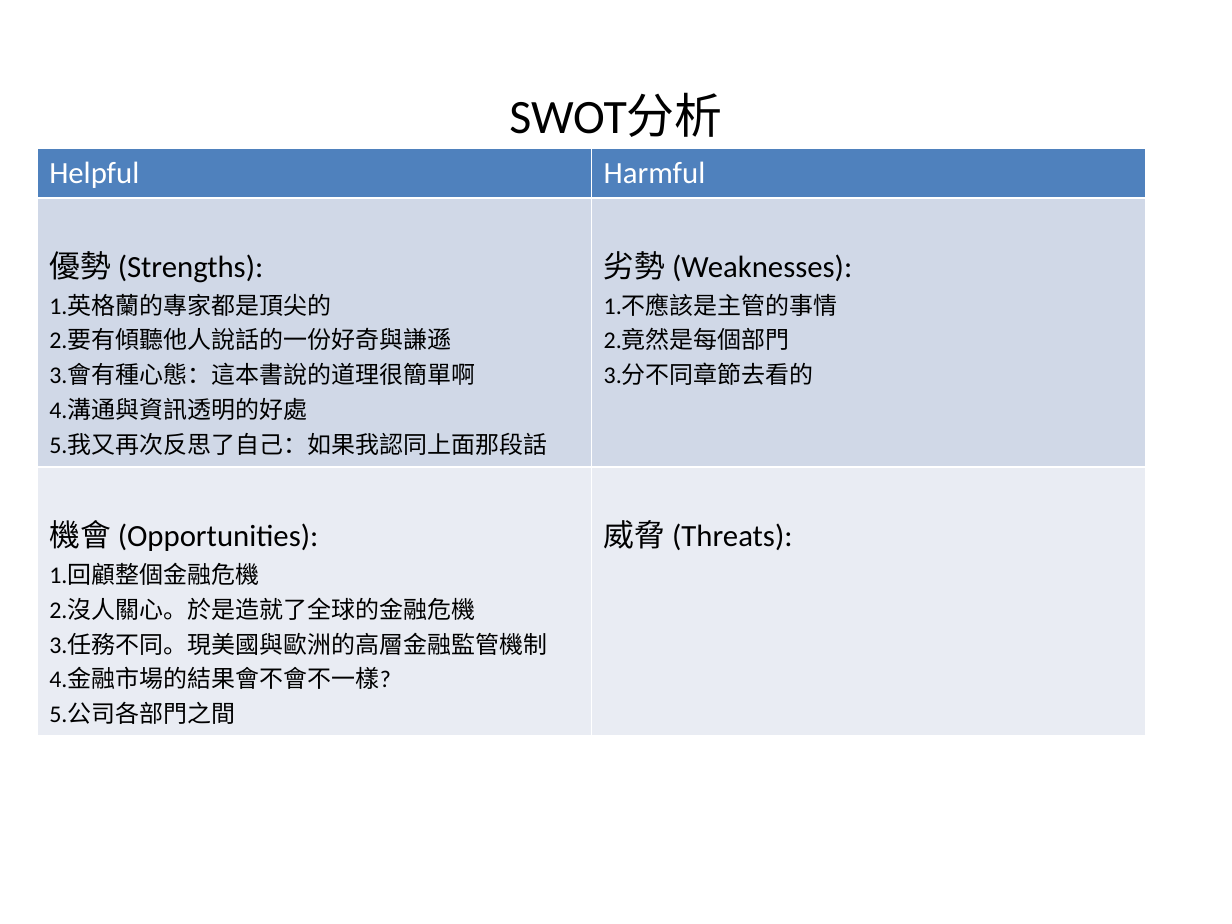
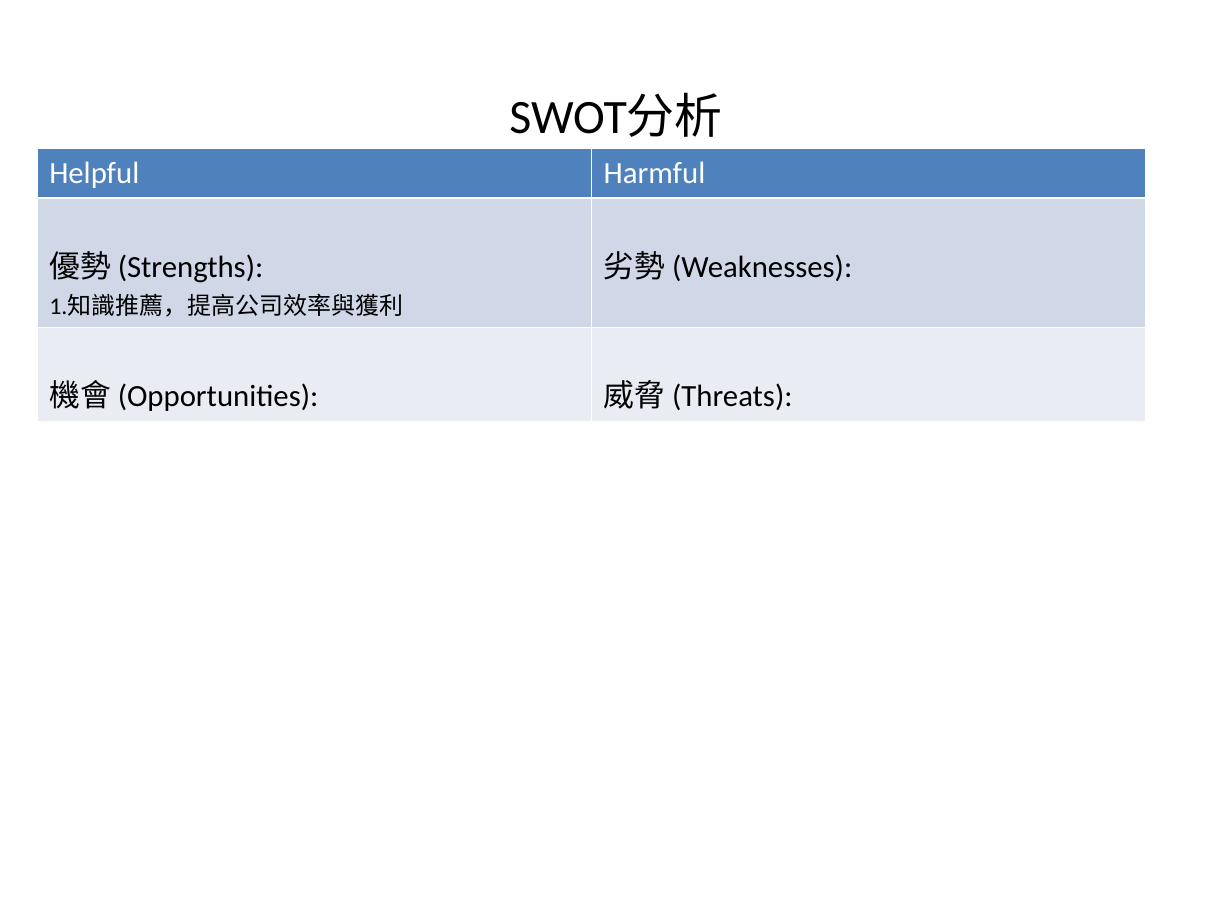
Before and after one commit to HCTsai/MLOps_DevOpsDays_2022, a slide deck: slide 1 of web/static/file/swot_result.pptx. Drawn at 1232x924 pixels with LibreOffice and Linux fonts; fonts in the diff are those of the drawing. Boxes give left, top, right and bottom in pixels: in the first picture for what was removed or moved away, otherwise in the second. Text is boxed around its words. In the diff, an @@ line names an element or a change of style, - is before the commit and + after.

```diff
--- a/web/static/file/swot_result.pptx
+++ b/web/static/file/swot_result.pptx
@@ table at bbox=[37, 148, 1146, 415] @@
-row 2, column 1: 優勢 (Strengths): / 1.英格蘭的專家都是頂尖的 / 2.要有傾聽他人說話的一份好奇與謙遜 / 3.會有種心態：這本書說的道理很簡單啊 / 4.溝通與資訊透明的好處 / 5.我又再次反思了自己：如果我認同上面那段話
+row 2, column 1: 優勢 (Strengths): / 1.知識推薦，提高公司效率與獲利
-row 2, column 2: 劣勢 (Weaknesses): / 1.不應該是主管的事情 / 2.竟然是每個部門 / 3.分不同章節去看的
+row 2, column 2: 劣勢 (Weaknesses):
-row 3, column 1: 機會 (Opportunities): / 1.回顧整個金融危機 / 2.沒人關心。於是造就了全球的金融危機 / 3.任務不同。現美國與歐洲的高層金融監管機制 / 4.金融市場的結果會不會不一樣? / 5.公司各部門之間
+row 3, column 1: 機會 (Opportunities):
```
Also in this commit, not shown: 12 other files.
